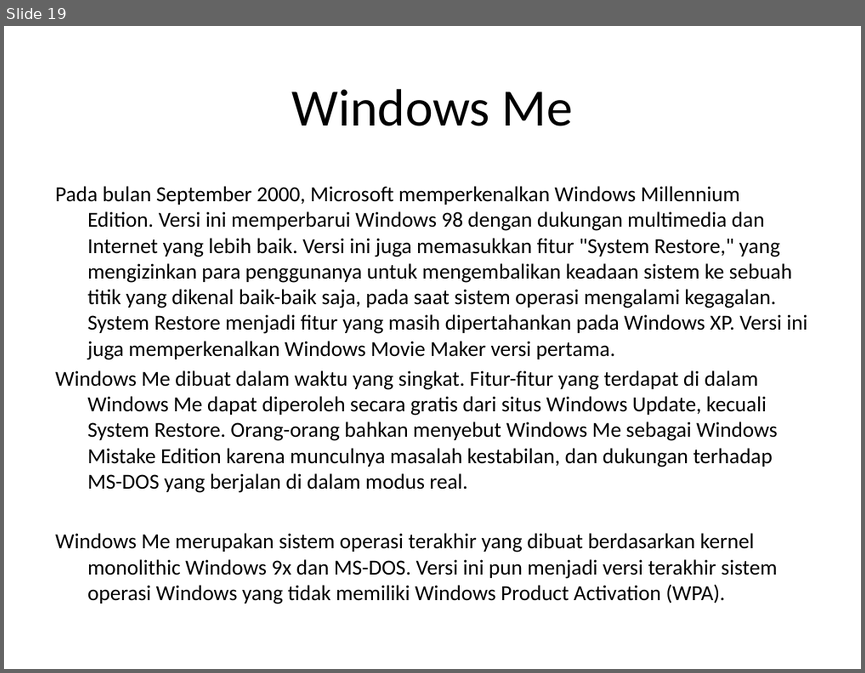
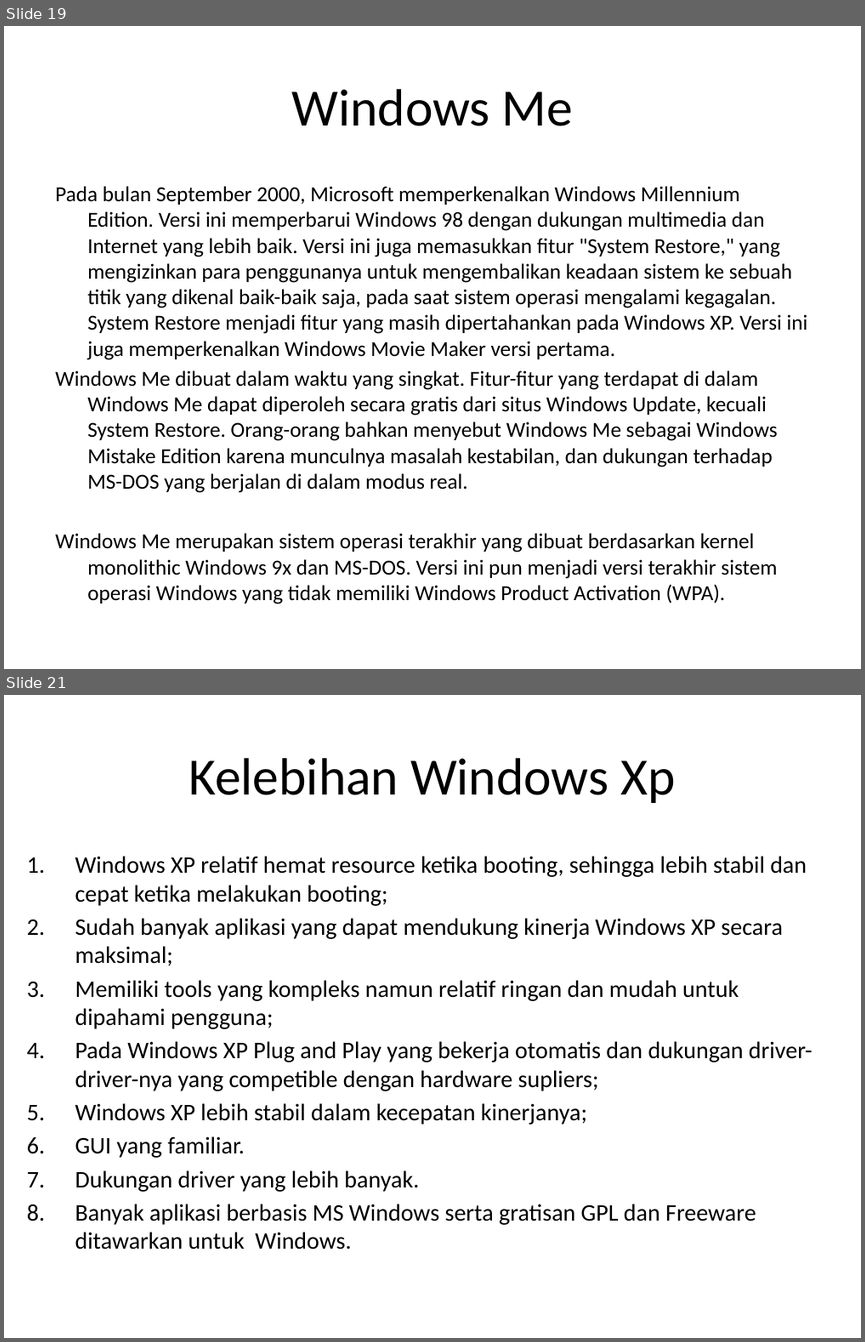
Before and after one commit to Sejarah-Windows/FJH, a slide deck: presentasi.pptx. Shown one above the other, each under a label of ours: slide 19 before the commit, slides 19 and 21 after it; the slides between them are not shown. The pictures are 865x673 and 865x1342 pixels, drawn with LibreOffice and Linux fonts; fonts in the diff are those of the drawing. Boxes give left, top, right and bottom in pixels: in the first picture for what was removed or moved away, otherwise in the second. Text is boxed around its words. In the diff, an @@ line names an element or a change of style, - is before the commit and + after.

```diff
--- a/presentasi.pptx
+++ b/presentasi.pptx
@@ slide 21 added at box(4, 695, 861, 1338), background #FFFFFF @@
@@ title added at box(188, 758, 675, 803), 44 pt, text #000000 @@
+Kelebihan Windows Xp
@@ text added at box(75, 856, 812, 1249), 20 pt, text #000000 @@
+1. Windows XP relatif hemat resource ketika booting, sehingga lebih stabil dan cepat ketika melakukan booting;
+2. Sudah banyak aplikasi yang dapat mendukung kinerja Windows XP secara maksimal;
+3. Memiliki tools yang kompleks namun relatif ringan dan mudah untuk dipahami pengguna;
+4. Pada Windows XP Plug and Play yang bekerja otomatis dan dukungan driver-driver-nya yang competible dengan hardware supliers;
+5. Windows XP lebih stabil dalam kecepatan kinerjanya;
+6. GUI yang familiar.
+7. Dukungan driver yang lebih banyak.
+8. Banyak aplikasi berbasis MS Windows serta gratisan GPL dan Freeware ditawarkan untuk Windows.
```
Also in this commit, not shown: 1 slide changed, 17 other slides added, 1 other file.
